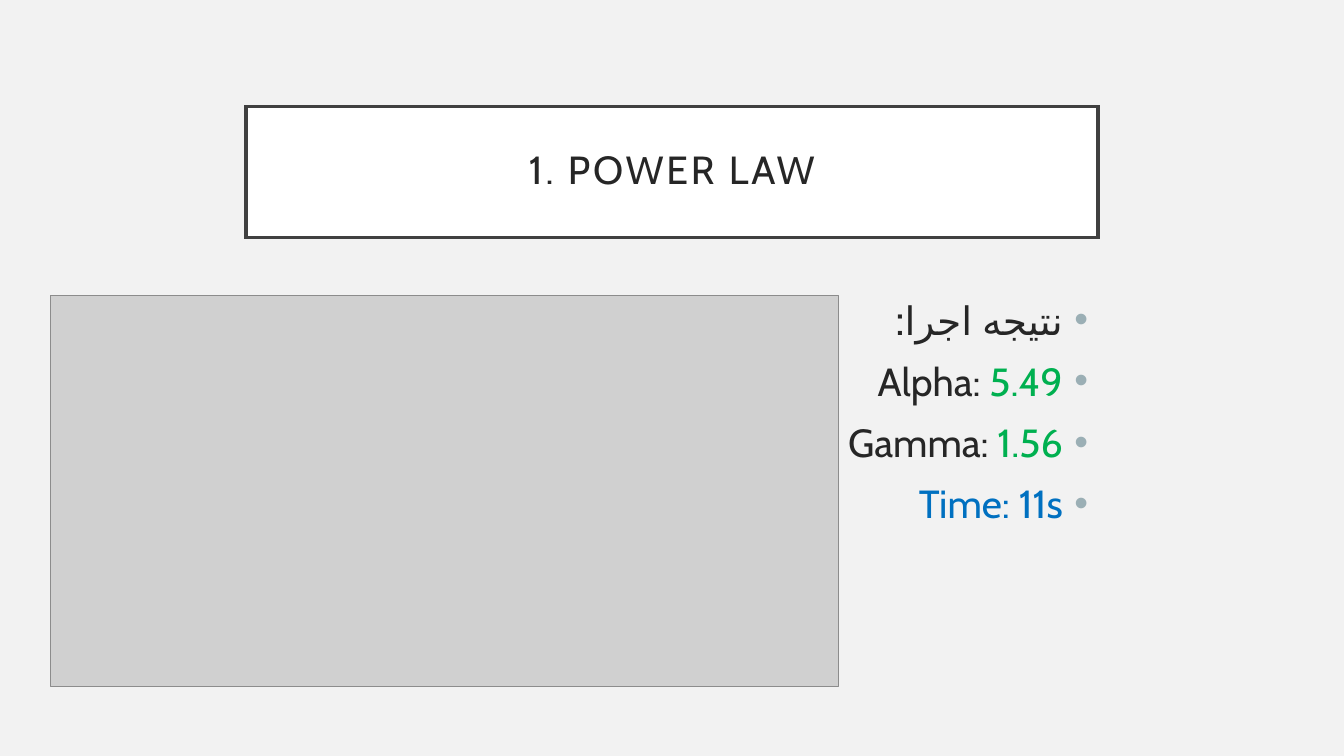
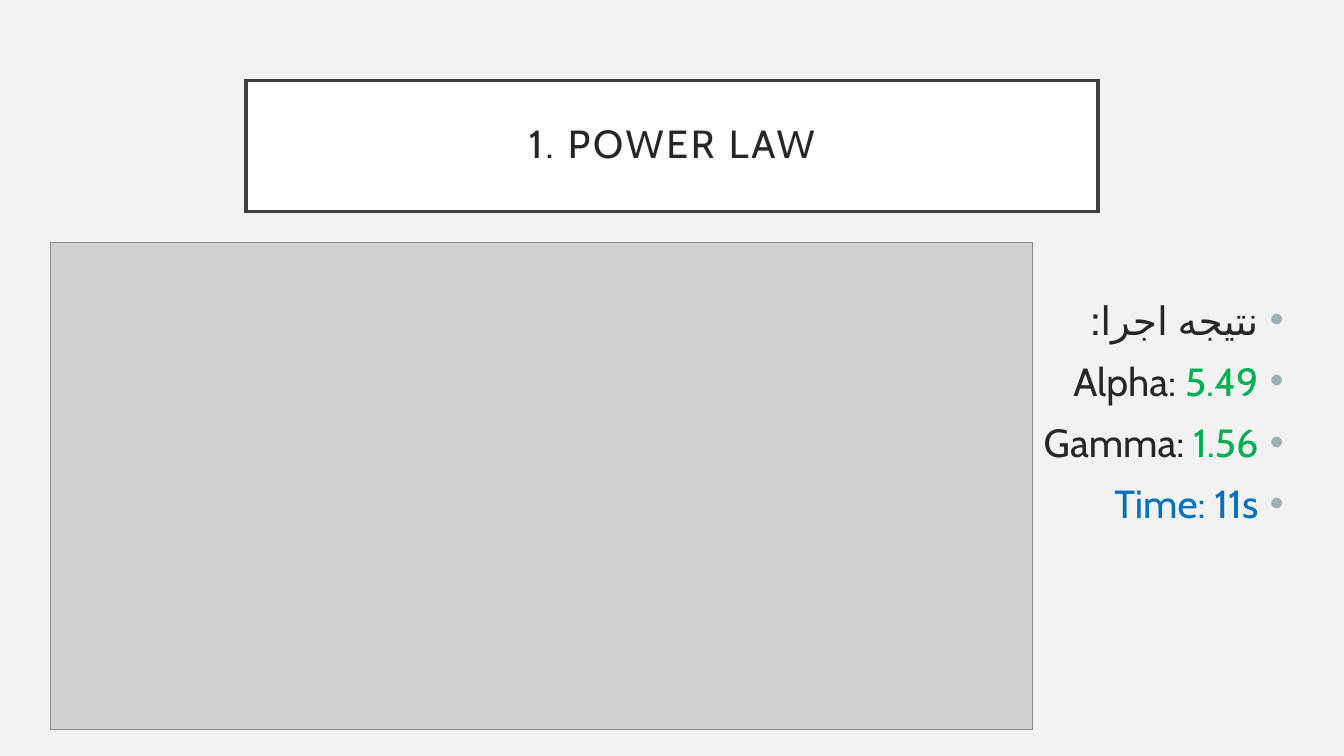
Before and after one commit to mahozad/graph-analysis, a slide deck: slide 3 of presentation.pptx. Drawn at 1344x756 pixels with LibreOffice and Linux fonts; fonts in the diff are those of the drawing; grey boxes stand for pictures. Boxes give left, top, right and bottom in pixels: in the first picture for what was removed or moved away, otherwise in the second. Text is boxed around its words. In the diff, an @@ line names an element or a change of style, - is before the commit and + after.

Commit message:
Update the presentation files

```diff
--- a/presentation.pptx
+++ b/presentation.pptx
@@ title "1. POWER LAW": place and size @@
-title "1. POWER LAW" at [246, 106, 1098, 237]
+title "1. POWER LAW" at [246, 81, 1098, 212]
@@ picture: place and size @@
-picture at [50, 295, 839, 687]
+picture at [50, 243, 1033, 730]
@@ text "نتیجه اجرا:": place and size @@
-text "نتیجه اجرا:" at [848, 316, 1063, 519]
+text "نتیجه اجرا:" at [1044, 316, 1259, 519]
```
Also in this commit, not shown: 6 other slides changed, 1 slide added, 1 slide removed, 1 other file.
